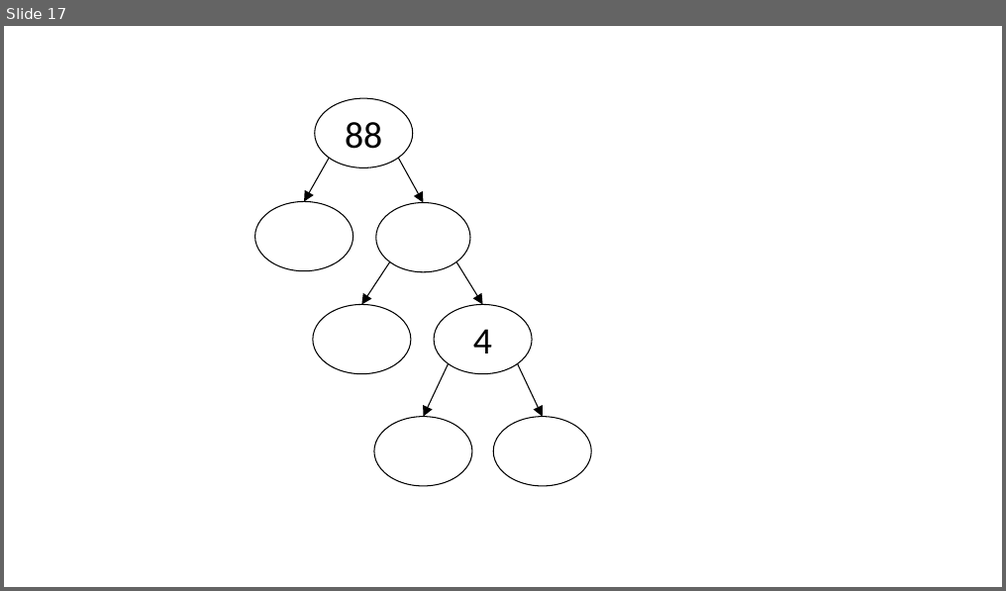
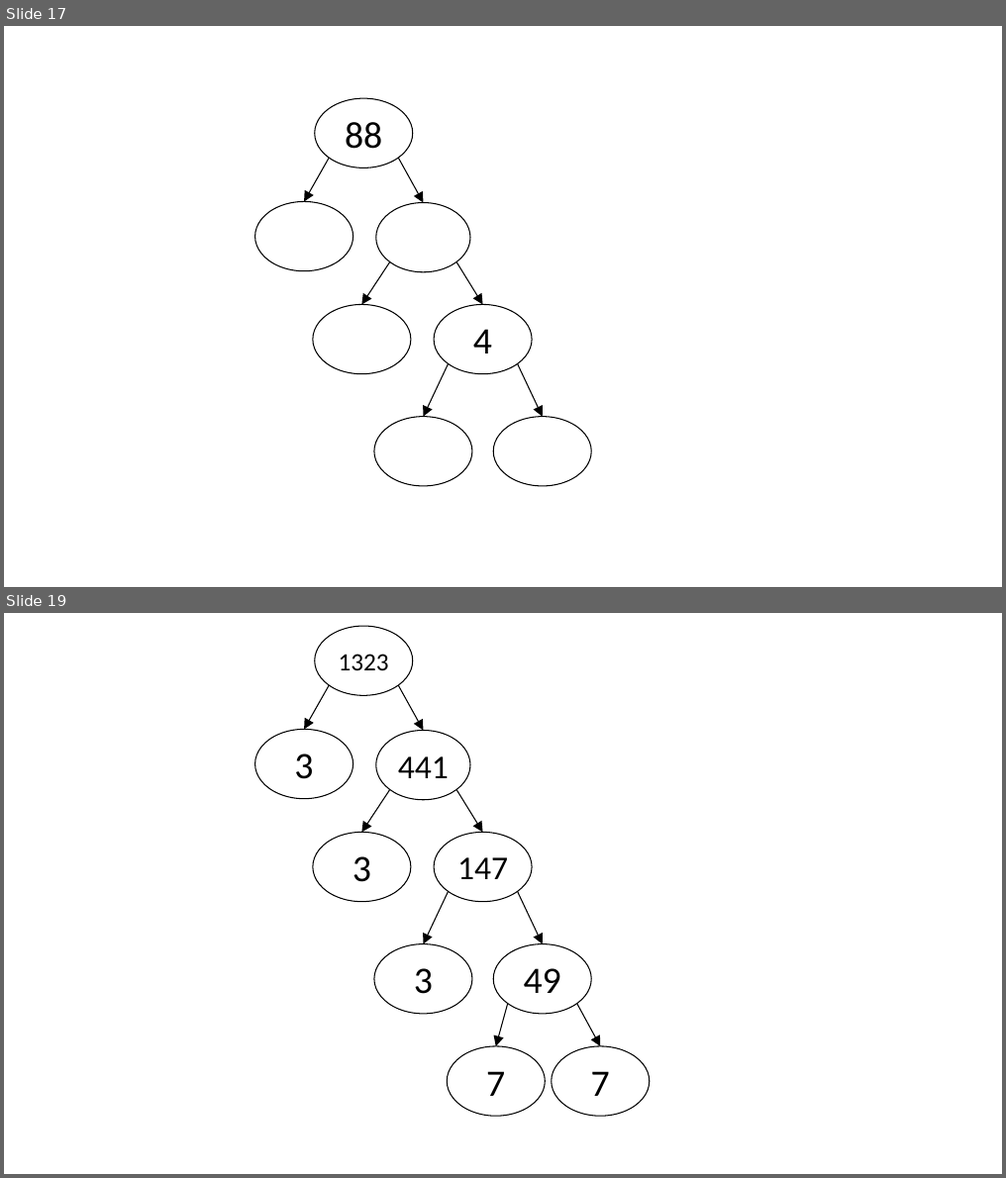
Before and after one commit to JanneVenhoEdu/JanneVenhoEdu.github.io, a slide deck: ma7/j2/p/04-alkuluvut/ma7j2_reppu_tekijapuu.pptx. Shown one above the other, each under a label of ours: slide 17 before the commit, slides 17 and 19 after it; the slides between them are not shown. The pictures are 1006x591 and 1006x1178 pixels, drawn with LibreOffice and Linux fonts; fonts in the diff are those of the drawing. Boxes give left, top, right and bottom in pixels: in the first picture for what was removed or moved away, otherwise in the second. Text is boxed around its words. In the diff, an @@ line names an element or a change of style, - is before the commit and + after.

```diff
--- a/ma7/j2/p/04-alkuluvut/ma7j2_reppu_tekijapuu.pptx
+++ b/ma7/j2/p/04-alkuluvut/ma7j2_reppu_tekijapuu.pptx
@@ slide 19 added at <box>4,613,1002,1174</box>, background #FFFFFF @@
@@ ellipse added at <box>315,626,413,695</box>, fill #FFFFFF, outline #000000 1 pt, 24 pt, text #000000 @@
+1323
@@ arrow added from (329, 685) to (304, 729), #000000 1 pt @@
@@ arrow added from (399, 685) to (423, 731), #000000 1 pt @@
@@ ellipse added at <box>254,729,352,799</box>, fill #FFFFFF, outline #000000 1 pt, 36 pt, text #000000 @@
+3
@@ ellipse added at <box>376,731,470,800</box>, fill #FFFFFF, outline #000000 1 pt, 32 pt, text #000000 @@
+441
@@ arrow added from (390, 789) to (361, 833), #000000 1 pt @@
@@ arrow added from (456, 789) to (483, 833), #000000 1 pt @@
@@ ellipse added at <box>313,833,411,902</box>, fill #FFFFFF, outline #000000 1 pt, 36 pt, text #000000 @@
+3
@@ ellipse added at <box>434,833,532,902</box>, fill #FFFFFF, outline #000000 1 pt, 32 pt, text #000000 @@
+147
@@ arrow added from (448, 891) to (423, 945), #000000 1 pt @@
@@ arrow added from (518, 891) to (543, 945), #000000 1 pt @@
@@ ellipse added at <box>374,945,472,1014</box>, fill #FFFFFF, outline #000000 1 pt, 36 pt, text #000000 @@
+3
@@ ellipse added at <box>494,945,592,1014</box>, fill #FFFFFF, outline #000000 1 pt, 36 pt, text #000000 @@
+49
@@ arrow added from (508, 1004) to (496, 1047), #000000 1 pt @@
@@ arrow added from (577, 1004) to (601, 1047), #000000 1 pt @@
@@ ellipse added at <box>448,1047,546,1116</box>, fill #FFFFFF, outline #000000 1 pt, 36 pt, text #000000 @@
+7
@@ ellipse added at <box>551,1047,649,1116</box>, fill #FFFFFF, outline #000000 1 pt, 36 pt, text #000000 @@
+7
```
Also in this commit, not shown: 6 slides changed, 4 other slides added, 2 slides removed.
